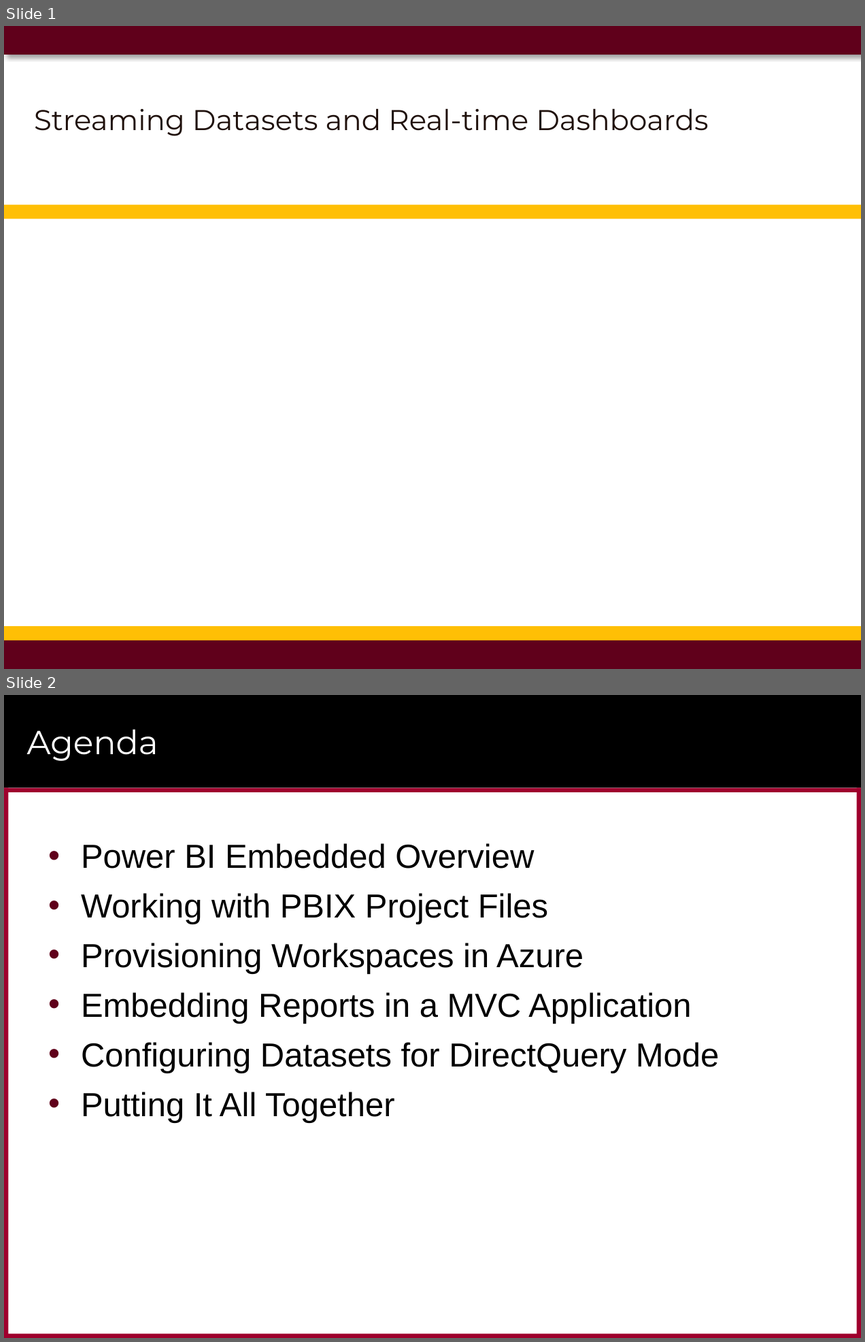
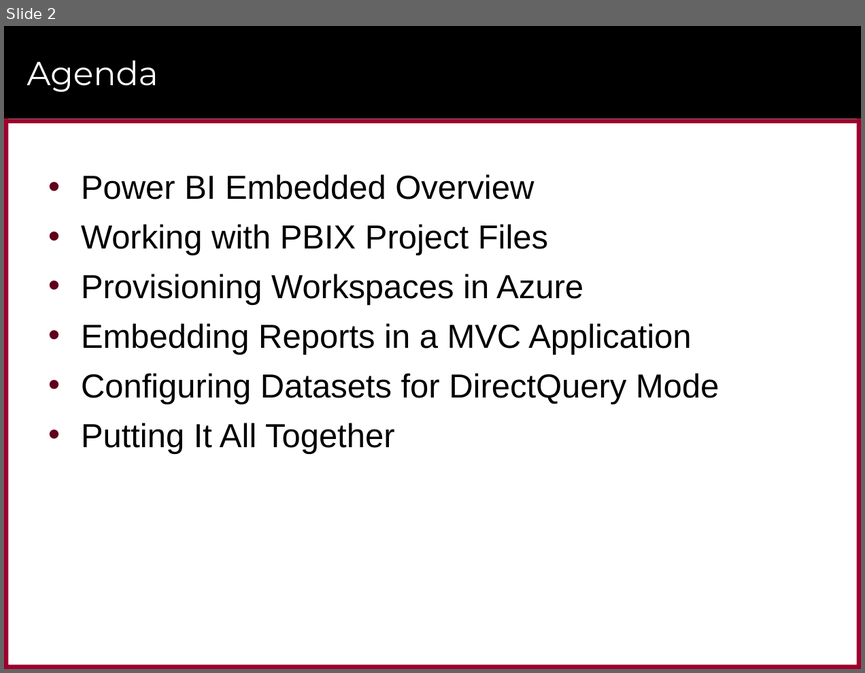
Before and after one commit to CriticalPathTraining/PBD365, a slide deck: Modules/11_PBIEmbeddedIntro/Slides.pptx. Shown one above the other, each under a label of ours: slides 1 and 2 before the commit, slide 2 after it. The pictures are 865x1342 and 865x673 pixels, drawn with LibreOffice and Linux fonts; fonts in the diff are those of the drawing; background and template pictures are left out. Boxes give left, top, right and bottom in pixels: in the first picture for what was removed or moved away, otherwise in the second. Text is boxed around its words. In the diff, an @@ line names an element or a change of style, - is before the commit and + after.

```diff
--- a/Modules/11_PBIEmbeddedIntro/Slides.pptx
+++ b/Modules/11_PBIEmbeddedIntro/Slides.pptx
@@ slide 1 removed at bbox=[4, 26, 861, 669], background #FFFFFF @@
@@ rectangle removed at bbox=[4, 26, 861, 55] @@
@@ title removed at bbox=[34, 108, 708, 136] @@
-Streaming Datasets and Real-time Dashboards
@@ rectangle removed at bbox=[4, 204, 861, 219] @@
@@ rectangle removed at bbox=[4, 626, 861, 640] @@
@@ rectangle removed at bbox=[4, 640, 861, 669] @@
```
Also in this commit, not shown: 1 slide changed, 1 slide added, 1 other slide removed.
